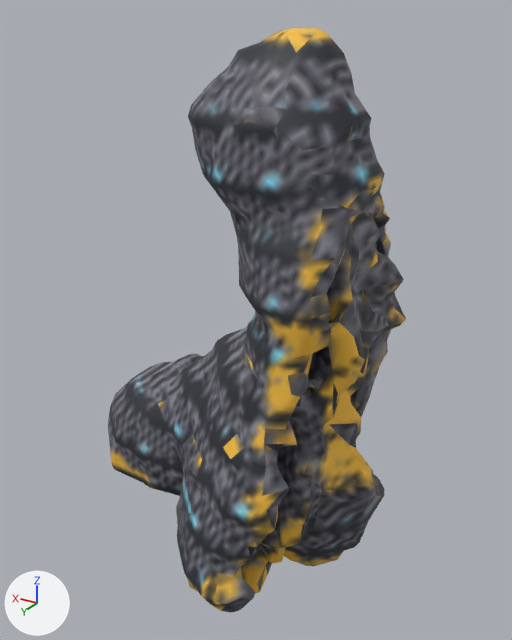
The glTF model www/proto3d/models/beth/equipment/fitted/elira/elira_chain_epic_shoulder_L.glb: old version first, new version second.
Both versions are drawn from a 50 mm lens placed at (-0.155, 0.647, 1.712), pointed at (0.351, -0.195, 1.291). Arrows for +X, +Y and +Z are at lower left; the lights stay in place. The older version comes first. Vertices at exactly the same position are counted once.

The scene before the commit, as lines of its bpy script (objects in view):
```python
me_elira_chain_epic_shoulder_l_hi_001 = bpy.data.meshes.new('elira_chain_epic_shoulder_L_hi.001')
me_elira_chain_epic_shoulder_l_hi_001.from_pydata(...)  # 2468 vertices, 4997 faces; spans x 0.129..0.685, y -0.362..0.032, z 0.899..1.698
me_elira_chain_epic_shoulder_l_hi_001.materials.append(mat_elira_chain_epic_shoulder_l_mat)  # picture img_tex_elira_chain_epic_shoulder_l
ob_elira_chain_epic_shoulder_l = bpy.data.objects.new('elira_chain_epic_shoulder_L', me_elira_chain_epic_shoulder_l_hi_001)
ob_elira_chain_epic_shoulder_l.location = (0.0, 0.0, 0.0)
```
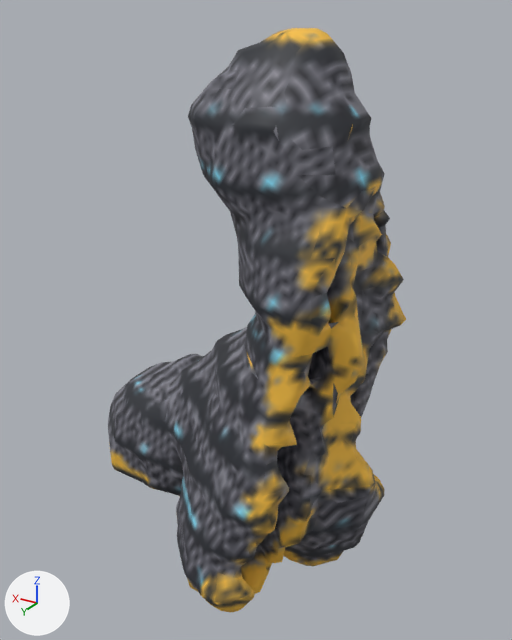
Location of each change, [x1, y1, x2, y2] in pixels of the pictures (512 x 640 px; the box of a moved part takes in the faces that stretch with it):
part 1 of me_elira_chain_epic_shoulder_l_hi_001, moved or reshaped
    both: [182, 258, 354, 548]
part 2 of me_elira_chain_epic_shoulder_l_hi_001, surface changed
    both: [158, 33, 405, 612]

What the commit changed:
me_elira_chain_epic_shoulder_l_hi_001 is used by ob_elira_chain_epic_shoulder_l; location (0.0, 0.0, 0.0).
me_elira_chain_epic_shoulder_l_hi_001 had 2468 vertices, 4997 faces and spanned x 0.129..0.685, y -0.362..0.032, z 0.899..1.698.
me_elira_chain_epic_shoulder_l_hi_001 now has 2472 vertices, 5020 faces and spans x 0.129..0.685, y -0.362..0.032, z 0.899..1.698.
Part 1, on me_elira_chain_epic_shoulder_l_hi_001:
11 vertices are removed from x 0.182..0.452, y -0.287..-0.062, z 0.958..1.414.
79 faces are deleted.
22 vertices are added at x 0.172..0.456, y -0.293..-0.061, z 0.947..1.418.
101 new faces join them.
me_elira_chain_epic_shoulder_l_hi_001 part 2: 1436 kept faces spanning x 0.135..0.636, y -0.36..0.032, z 0.899..1.693 get new texture (UV) coordinates.
Other edits to the shape of me_elira_chain_epic_shoulder_l_hi_001 do not show in these pictures.
